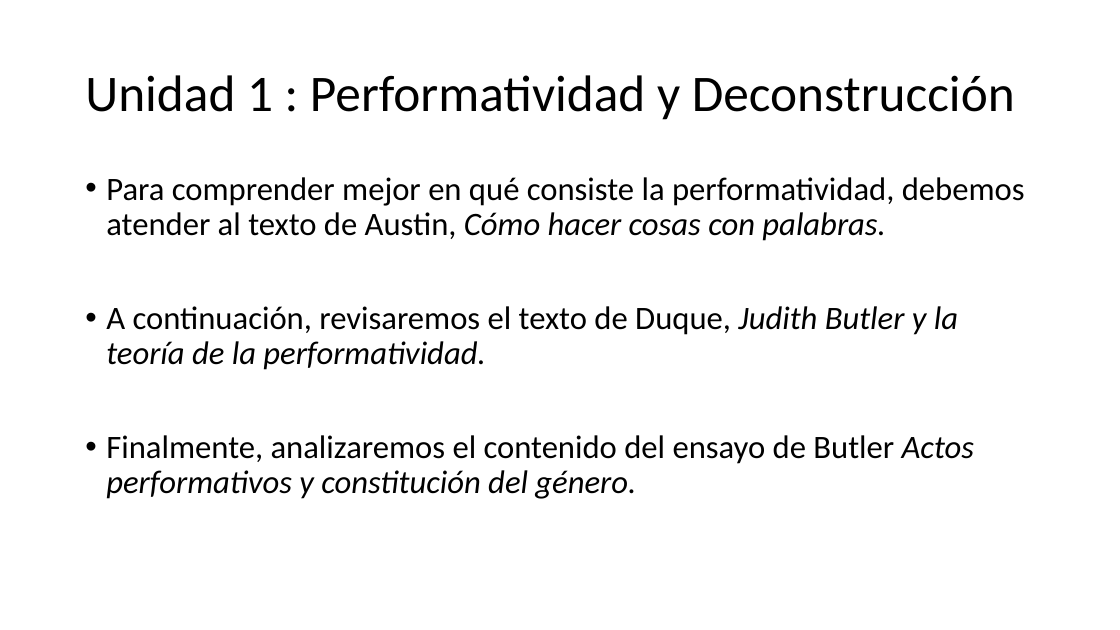
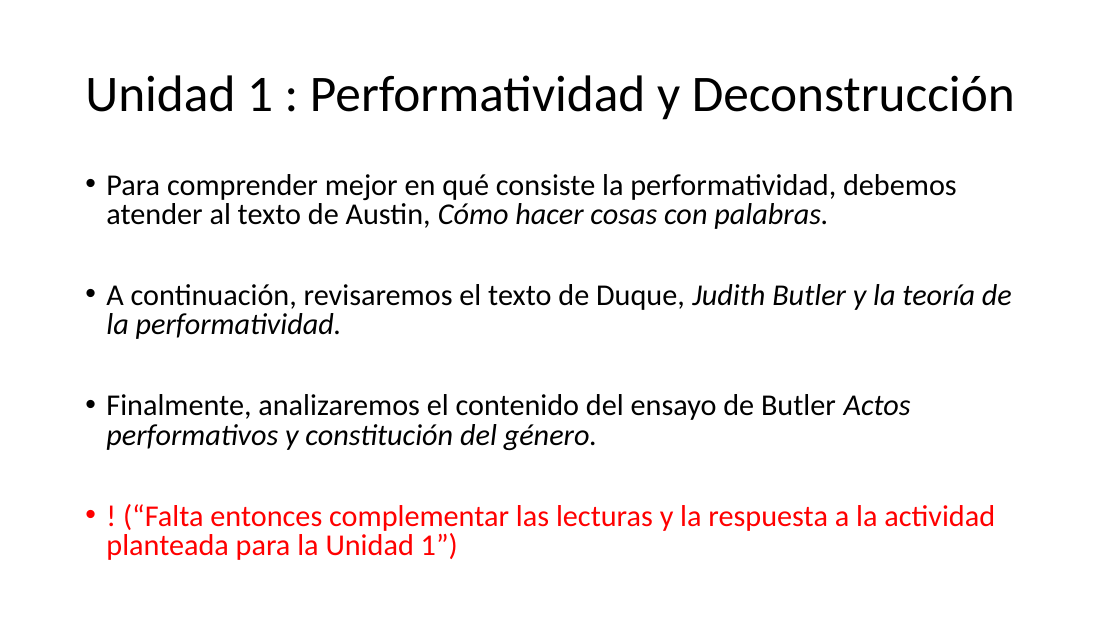
Before and after one commit to zaboltar/zaboltar.github.io, a slide deck: slide 20 of assets uarm/2019 sol-penscri-justfilpol/Judith Butler.pptx. Drawn at 1120x630 pixels with LibreOffice and Linux fonts; fonts in the diff are those of the drawing. Boxes give left, top, right and bottom in pixels: in the first picture for what was removed or moved away, otherwise in the second. Text is boxed around its words. In the diff, an @@ line names an element or a change of style, - is before the commit and + after.

```diff
--- a/assets uarm/2019 sol-penscri-justfilpol/Judith Butler.pptx
+++ b/assets uarm/2019 sol-penscri-justfilpol/Judith Butler.pptx
@@ text at [106,174,1012,450]: size 28 to 25.9 pt in "Para comprender mejor en qué consiste la ...", "A continuación, revisaremos el texto de Duque, ...", "Finalmente, analizaremos el contenido del ensayo de ..."; line spacing 0.9 to 0.8 @@
@@ text at [106,504,995,560]: paragraph added @@
+• ! (“Falta entonces complementar las lecturas y la respuesta a la actividad planteada para la Unidad 1”)
```
Also in this commit, not shown: 9 other slides changed, 1 other file.
